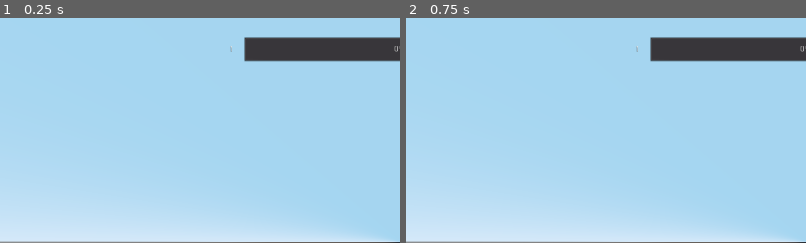
Above: before the commit, frames 1-2 (left to right).
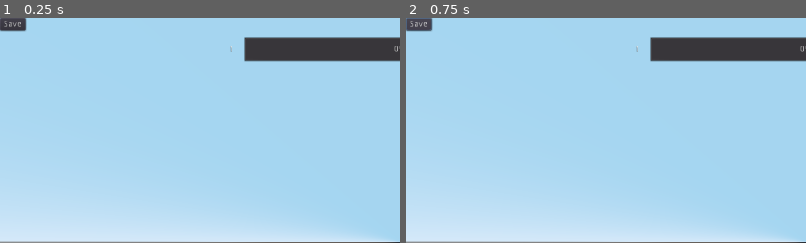
Above: after the commit, the same moments.

Repository: bigigloogames/Emperor-s-Restaurant
Game: Godot game, scene res://scenes/Restaurant.tscn
Two runs of this game, one before a commit and one after it. Both use one fixed random seed, a clock stepped at 60 frames per second and the inputs below. The project has no main scene, so this scene is started directly.
Inputs (mouse positions are % of the whole screen's width and height, from its top left):
- Up to frame 1 (0.25 s): no input
- Up to frame 2 (0.75 s): click (2, 1) at 0.5 s, where only the run after the commit has a clickable "Save"
The pictures show only the part of the screen within x 0-50%, y 0-50%; the shares and areas given below are measured in that part.

The runs differ from the first frame. In frame 1, 0.4% of the frame differs, in the area x 0-7%, y 0-7%; in frame 2, 0.4%.

Commit message:
Add Save and Load

Diff:
--- a/scenes/Restaurant.tscn
+++ b/scenes/Restaurant.tscn
@@ -125,6 +125,11 @@
 align = 1
 valign = 1
 
+[node name="Save" type="Button" parent="Control"]
+margin_right = 12.0
+margin_bottom = 20.0
+text = "Save"
+
 [node name="Floor" type="GridMap" parent="."]
 mesh_library = ExtResource( 1 )
 data = {
@@ -168,4 +173,5 @@
 [connection signal="toggled" from="Control/BuildMode" to="." method="_on_BuildMode_toggled"]
 [connection signal="item_selected" from="Control/Build/Inventory/Chairs" to="." method="_on_ItemList_item_selected"]
 [connection signal="value_changed" from="Control/ExpBar" to="." method="_on_ExpBar_value_changed"]
+[connection signal="pressed" from="Control/Save" to="." method="_on_Save_pressed"]
 [connection signal="timeout" from="CustomerTimer" to="." method="_on_CustomerTimer_timeout"]
--- a/scripts/Astar.gd
+++ b/scripts/Astar.gd
@@ -2,6 +2,13 @@
 
 const PATH_TILE = 4
 const SEAT_TILE = 6
+const CHAIR = 3
+const TABLE = 2
+# GridMap orientation constants
+const NE = 10
+const SE = 16
+const SW = 0
+const NW = 22
 
 var astar = null
 var all_points = {}
@@ -11,10 +18,35 @@
 	pass # Replace with function body.
 
 
-func populate_astar(room_size):
+func populate_astar(room_size, furniture):
+	var seats = []
 	for m in room_size:
 		set_cell_item(-2, 1, m, PATH_TILE, 0)
+		for n in room_size:
+			if furniture[m][n] == null:
+				set_cell_item(m, 1, n, PATH_TILE, 0)
+			elif furniture[m][n][0] == TABLE:
+				var chair = valid_chair(m, n, furniture, room_size)
+				if chair:
+					set_cell_item(chair.x, 1, chair.z, SEAT_TILE, 0)
+					seats.push_back(chair)
 	set_cell_item(-1, 1, int(room_size/2), PATH_TILE, 0)
+	return seats
+
+
+func valid_chair(m, n, furniture, room_size):
+	var adjacent = [
+		[m - 1, n, SE], [m + 1, n, NW], [m, n - 1, SW], [m, n + 1, NE]
+	]
+	for cell in adjacent:
+		var x = cell[0]
+		var z = cell[1]
+		if x < 0 or z < 0 or x >= room_size or z >= room_size:
+			continue
+		var furni = furniture[x][z]
+		if furni and furni[0] == CHAIR and furni[1] == cell[2]:
+			return Vector3(x, 1, z)
+	return null
 
 
 func generate_astar():
--- a/scripts/Furniture.gd
+++ b/scripts/Furniture.gd
@@ -5,39 +5,18 @@
 const SE = 16
 const SW = 0
 const NW = 22
-# MeshLib item constants
-const EMPTY = 0
-#const PATH_TILE = 4
-#const SEAT_TILE = 6
-const CHAIR = 3
-const TABLE = 2
 
 
 func _ready():
 	pass # Replace with function body.
 
 
-func populate_furniture():
-	set_cell_item(0, 0, 8, CHAIR, SW)  # no rotation
-	set_cell_item(2, 0, 6, CHAIR, NE)  # 180
-	set_cell_item(4, 0, 4, CHAIR, SE)  # +90 clockwise
-	set_cell_item(6, 0, 2, CHAIR, NW)  # -90 clockwise
-	set_cell_item(3, 0, 1, CHAIR, 0)  # no rotation
-	set_cell_item(2, 0, 5, TABLE, NE)  # 180
-	set_cell_item(5, 0, 4, TABLE, SE)  # +90 clockwise
-	set_cell_item(5, 0, 2, TABLE, NW)  # -90 clockwise
-
-
-func valid_chair(m, n):
-	if get_cell_item(m - 1, 0, n) == CHAIR and get_cell_item_orientation(m - 1, 0, n) == SE:
-		return Vector3(m - 1, 1, n)
-	if get_cell_item(m + 1, 0, n) == CHAIR and get_cell_item_orientation(m + 1, 0, n) == NW:
-		return Vector3(m + 1, 1, n)
-	if get_cell_item(m, 0, n - 1) == CHAIR and get_cell_item_orientation(m, 0, n - 1) == SW:
-		return Vector3(m, 1, n - 1)
-	if get_cell_item(m, 0, n + 1) == CHAIR and get_cell_item_orientation(m, 0, n + 1) == NE:
-		return Vector3(m, 1, n + 1)
-	return null
+func populate_furniture(furniture):
+	var size = furniture.size()
+	for m in range(size):
+		for n in range(size):
+			if furniture[m][n]:
+				set_cell_item(m, 0, n, furniture[m][n][0], furniture[m][n][1])
 
 
 func place_item(selected_item, position):
--- a/scripts/Restaurant.gd
+++ b/scripts/Restaurant.gd
@@ -5,7 +5,13 @@
 const EMPTY = -1
 const PATH_TILE = 4
 const SEAT_TILE = 6
+const CHAIR = 3
 const TABLE = 2
+# GridMap orientation constants
+const NE = 10
+const SE = 16
+const SW = 0
+const NW = 22
 
 onready var Cam = $CameraOrigin/Camera
 onready var Build = $Control/Build
@@ -15,27 +21,19 @@
 onready var Astar = $Astar
 onready var ExpBar = $Control/ExpBar
 onready var Level = $Control/Level
+var sav_dict = {}
 var level = 1
-var room_size = 8 + level
 var seats = []
 var selected_item = -1
 var build_mode = false
 
-
 func _ready():
+	load_game()
+	var room_size = sav_dict["room_size"]
+	var furniture = sav_dict["furniture"]
 	Floor.populate_tiles(room_size)
-	Furni.populate_furniture()
-	Astar.populate_astar(room_size)
-
-	for m in room_size:
-		for n in room_size:
-			if Furni.get_cell_item(m, 0, n) == EMPTY:
-				Astar.set_cell_item(m, 1, n, PATH_TILE, 0)
-			elif Furni.get_cell_item(m, 0, n) == TABLE:
-				var chair = Furni.valid_chair(m, n)
-				if chair:
-					Astar.set_cell_item(chair.x, 1, chair.z, SEAT_TILE, 0)
-					seats.push_back(chair)
+	Furni.populate_furniture(furniture)
+	seats = Astar.populate_astar(room_size, furniture)
 
 	Astar.generate_astar()
 
@@ -104,6 +102,47 @@
 
 func _on_ExpBar_value_changed(value):
 	if value >= 100:
-		level += 1
-		Level.set_text(str(level))
+		sav_dict["level"] += 1
+		Level.set_text(str(sav_dict["level"]))
 		ExpBar.set_value(value - 100)
+
+
+func save_game():
+	var save_file = File.new()
+	save_file.open("user://savegame.save", File.WRITE)
+	save_file.store_line(to_json(sav_dict))
+	save_file.close()
+
+
+func load_game():
+	var save_file = File.new()
+	if not save_file.file_exists("user://savegame.save"):
+		sav_dict["level"] = 1
+		sav_dict["exp"] = 0
+		sav_dict["currency"] = 0
+		sav_dict["floor"] = 0
+		sav_dict["tiles"] = 0
+		var room_size = 9
+		sav_dict["room_size"] = room_size
+		var furniture_array = []
+		for x in range(room_size):
+			furniture_array.append([])
+			furniture_array[x].resize(room_size)
+		# For debugging purposes
+		furniture_array[0][8] = [CHAIR, SW]  # no rotation
+		furniture_array[2][6] = [CHAIR, NE]  # 180
+		furniture_array[4][4] = [CHAIR, SE]  # +90 clockwise
+		furniture_array[6][2] = [CHAIR, NW]  # -90 clockwise
+		furniture_array[3][1] = [CHAIR, SW]  # no rotation
+		furniture_array[2][5] = [TABLE, NE]  # 180
+		furniture_array[5][4] = [TABLE, SE]  # +90 clockwise
+		furniture_array[5][2] = [TABLE, NW]  # -90 clockwise
+		sav_dict["furniture"] = furniture_array
+		return
+	save_file.open("user://savegame.save", File.READ)
+	sav_dict = parse_json(save_file.get_line())
+	save_file.close()
+
+
+func _on_Save_pressed():
+	save_game()
